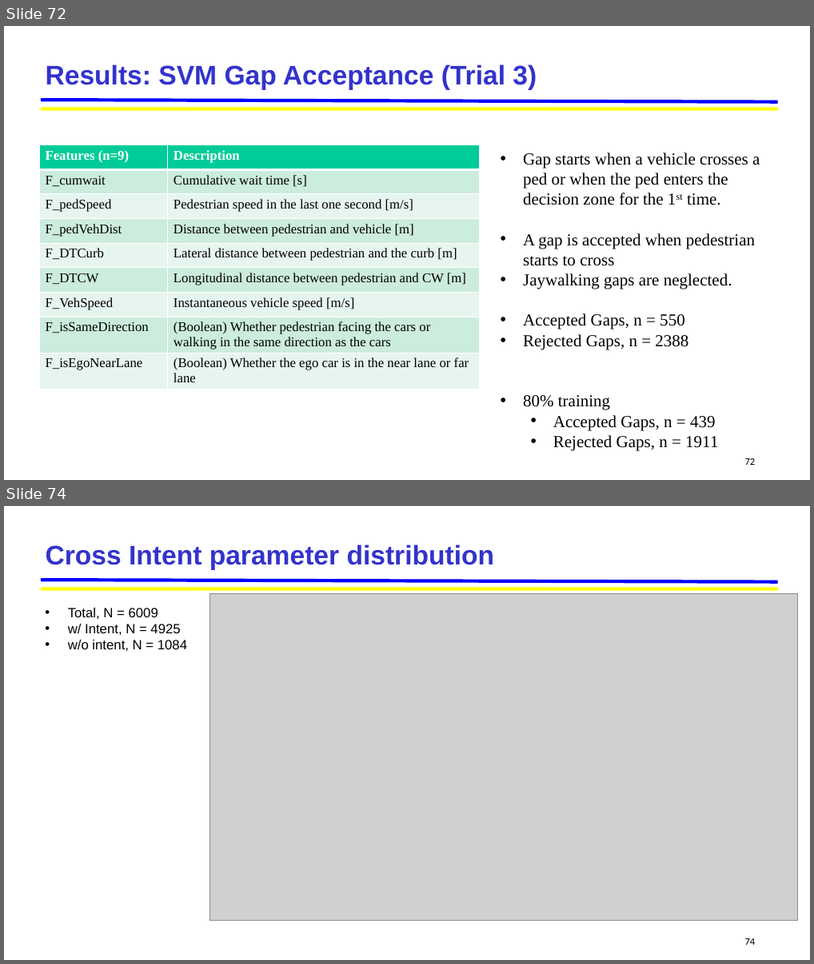
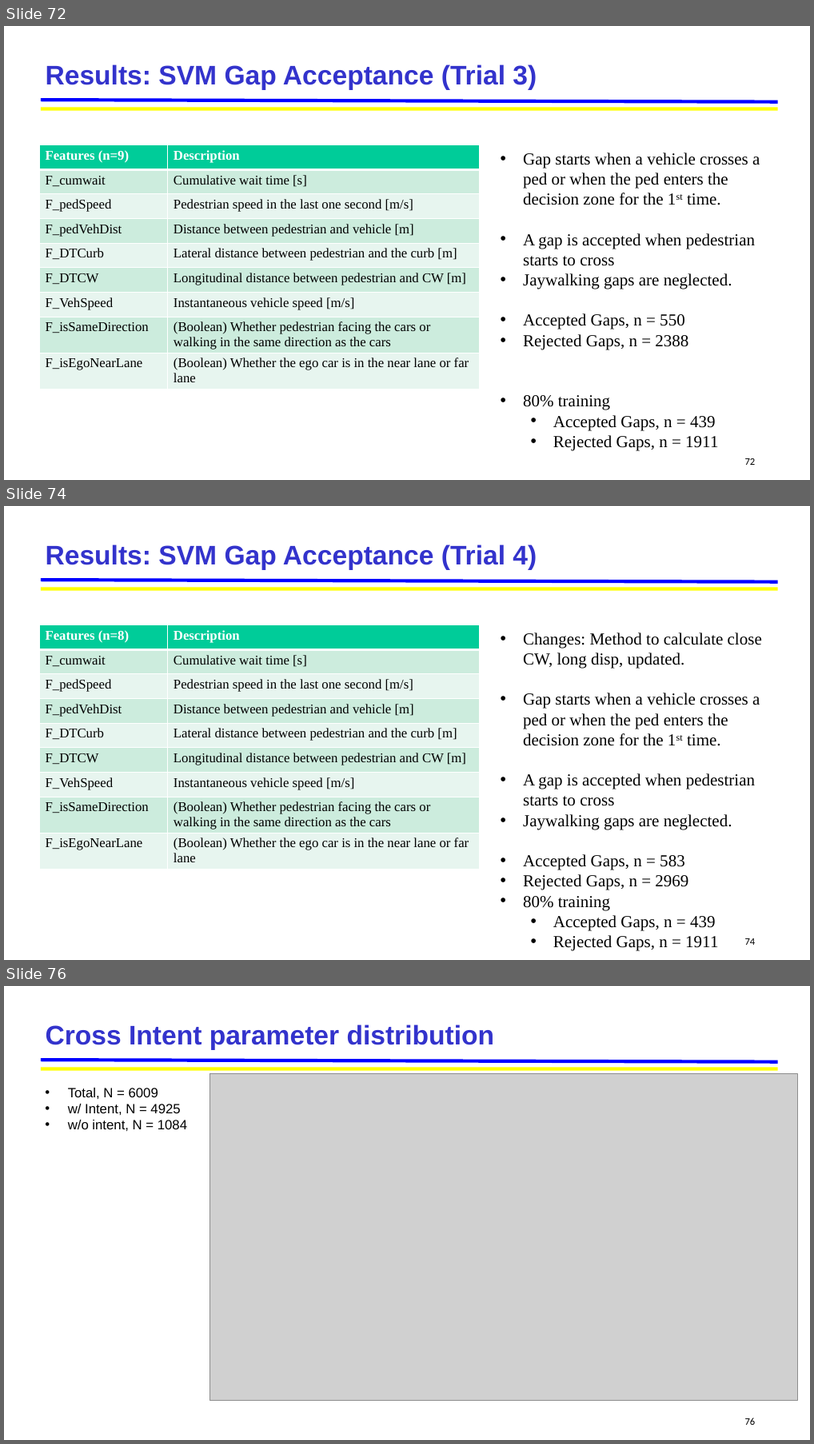
Before and after one commit to jskumaar/pedestrianHybridModel, a slide deck: Pedestrian_Hybrid_Model [Autosaved].pptx. Shown one above the other, each under a label of ours: slides 72 and 74 before the commit, slides 72, 74 and 76 after it; the slides between them are not shown. The pictures are 814x964 and 814x1444 pixels, drawn with LibreOffice and Linux fonts; fonts in the diff are those of the drawing; grey boxes stand for pictures; background and template pictures are left out. Boxes give left, top, right and bottom in pixels: in the first picture for what was removed or moved away, otherwise in the second. Text is boxed around its words. In the diff, an @@ line names an element or a change of style, - is before the commit and + after.

```diff
--- a/Pedestrian_Hybrid_Model [Autosaved].pptx
+++ b/Pedestrian_Hybrid_Model [Autosaved].pptx
@@ slide 74 added at (x1=4, y1=506, x2=810, y2=960), background #FFFFFF; not listed: 2 template elements that a slide beside it also shows @@
@@ title added at (x1=46, y1=544, x2=537, y2=570), 32 pt, text #3333CC, bold @@
+Results: SVM Gap Acceptance (Trial 4)
@@ table added at (x1=39, y1=625, x2=479, y2=901), 9 rows, 2 columns @@
+Features (n=8) | Description
+F_cumwait | Cumulative wait time [s]
+F_pedSpeed | Pedestrian speed in the last one second [m/s]
+F_pedVehDist | Distance between pedestrian and vehicle [m]
+F_DTCurb | Lateral distance between pedestrian and the curb [m]
+F_DTCW | Longitudinal distance between pedestrian and CW [m]
+F_VehSpeed | Instantaneous vehicle speed [m/s]
+F_isSameDirection | (Boolean) Whether pedestrian facing the cars or walking in the same direction as the cars
+F_isEgoNearLane | (Boolean) Whether the ego car is in the near lane or far lane
@@ text added at (x1=523, y1=632, x2=762, y2=951), 20 pt, text #000000 @@
+• Changes: Method to calculate close CW, long disp, updated.
+• Gap starts when a vehicle crosses a ped or when the ped enters the decision zone for the 1st time.
+• A gap is accepted when pedestrian starts to cross
+• Jaywalking gaps are neglected.
+• Accepted Gaps, n = 583
+• Rejected Gaps, n = 2969
+• 80% training
+  • Accepted Gaps, n = 439
+  • Rejected Gaps, n = 1911
@@ page number added at (x1=746, y1=938, x2=756, y2=944), 12 pt, text #000000 @@
+74
@@ what was slide 74 is now slide 76 @@
@@ page number at (x1=746, y1=1417, x2=756, y2=1424): text changed @@
-74
+76
```
Also in this commit, not shown: 1 slide changed, 6 other slides added, 50 other files.
